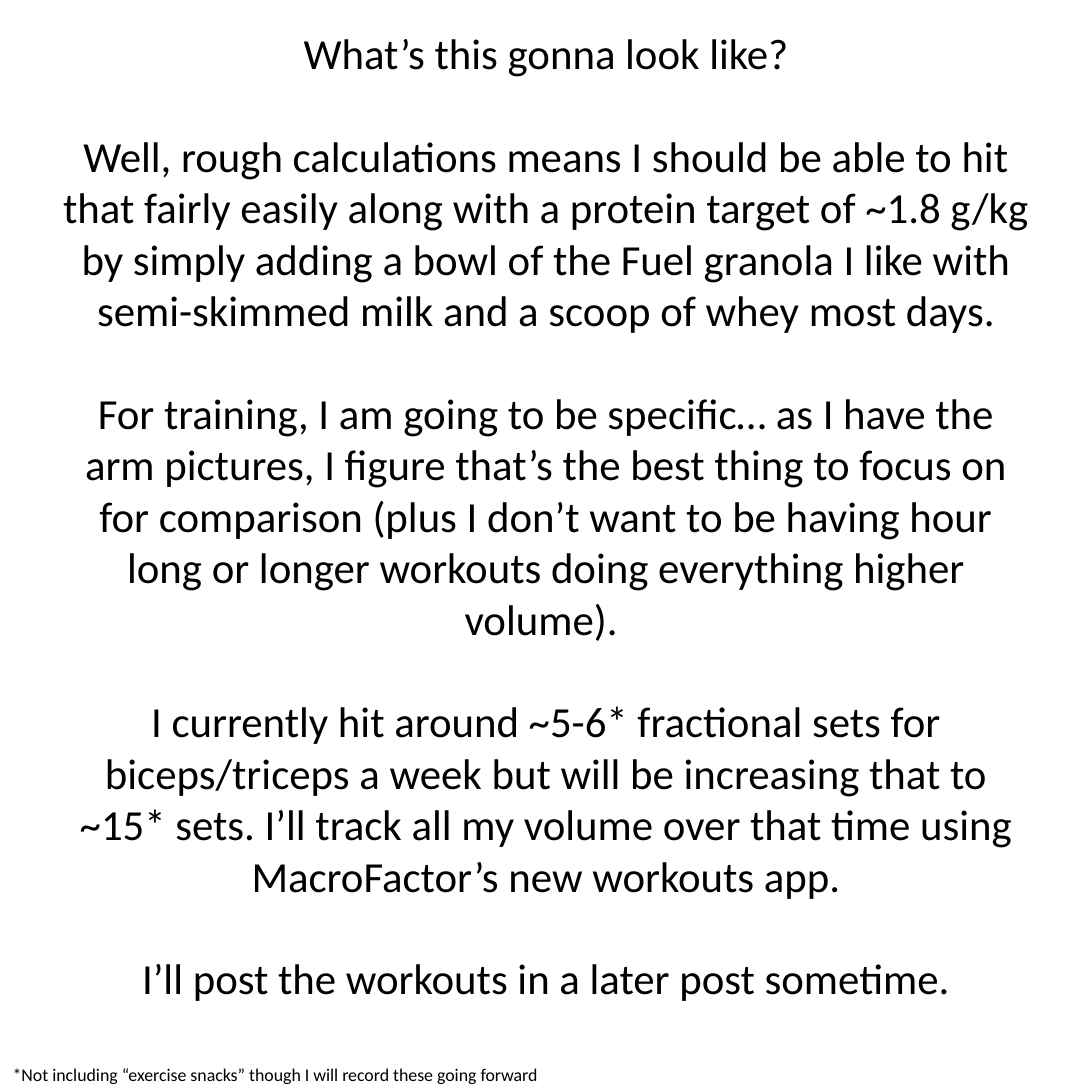
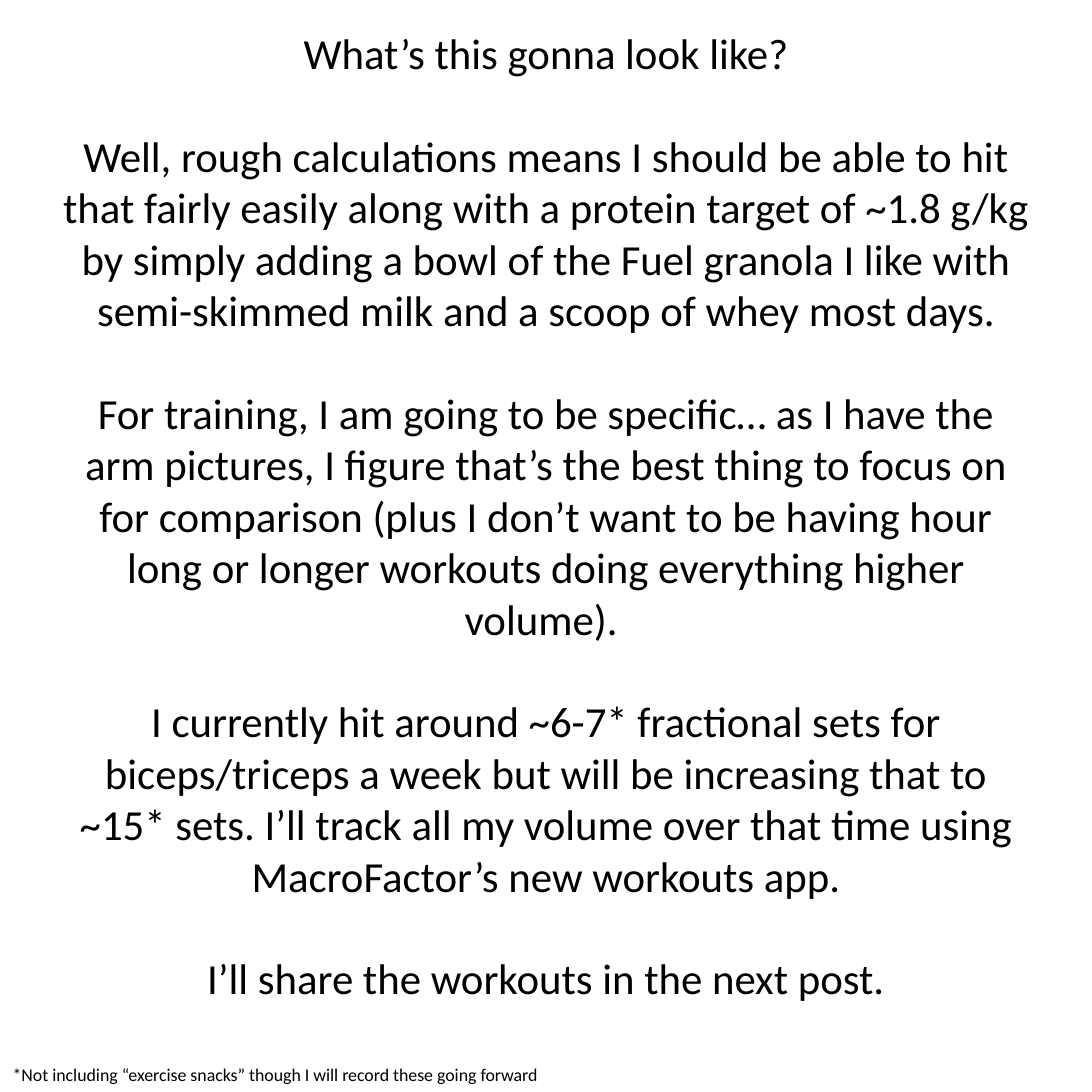
Before and after one commit to jamessteeleii/blackpill_progress, a slide deck: slide 19 of images/carousel.pptx. Drawn at 1092x1092 pixels with LibreOffice and Linux fonts; fonts in the diff are those of the drawing. Boxes give left, top, right and bottom in pixels: in the first picture for what was removed or moved away, otherwise in the second. Text is boxed around its words. In the diff, an @@ line names an element or a change of style, - is before the commit and + after.

```diff
--- a/images/carousel.pptx
+++ b/images/carousel.pptx
@@ text at (x1=80, y1=706, x2=1012, y2=1001): text changed @@
-I currently hit around ~5-6* fractional sets for biceps/triceps a week but will be increasing that to ~15* sets. I’ll track all my volume over that time using MacroFactor’s new workouts app.
-I’ll post the workouts in a later post sometime.
+I currently hit around ~6-7* fractional sets for biceps/triceps a week but will be increasing that to ~15* sets. I’ll track all my volume over that time using MacroFactor’s new workouts app.
+I’ll share the workouts in the next post.
```
Also in this commit, not shown: 10 other slides changed, 23 other files.
